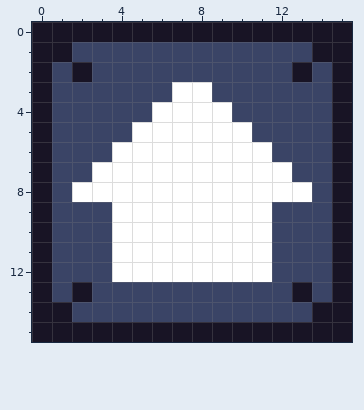
File history of a pixel-art file, Assets/Sprite/pause.aseprite. The picture above is the old version.
16x16 pixels, 1 frame.
Now the later version:
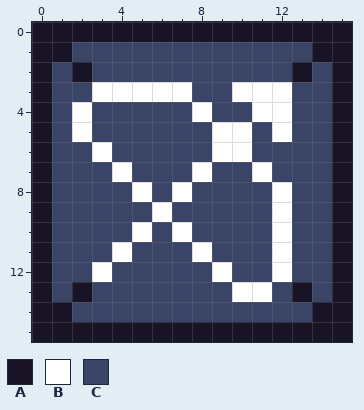
Palette (. is transparent): A #181425  B #ffffff  C #3a4466
Diff:
layer "Layer 4" now hidden
layer "Layer 7" added
y 3: x 3..6 CCCC -> BBBB; x 8 B -> C; x 10..12 CCC -> BBB
y 4: x 2 C -> B; x 6..7 BB -> CC; x 9 B -> C; x 11..12 CC -> BB
y 5: x 2 C -> B; x 5..8 BBBB -> CCCC; x 12 C -> B
y 6: x 3..8 CBBBBB -> BCCCCC; x 11 B -> C
y 7: x 3 B -> C; x 5..7 BBB -> CCC; x 9..10 BB -> CC; x 12 B -> C
y 8: x 2..4 BBB -> CCC; x 6 B -> C; x 8..11 BBBB -> CCCC; x 13 B -> C
y 9: x 4..5 BB -> CC; x 7..12 BBBBBC -> CCCCCB
y 10: x 4 B -> C; x 6 B -> C; x 8..12 BBBBC -> CCCCB
y 11: x 5..7 BBB -> CCC; x 9..12 BBBC -> CCCB
y 12: x 3..8 CBBBBB -> BCCCCC; x 10..12 BBC -> CCB
y 13: x 10..11 CC -> BB
Pixel boxes of the changes (left, top, right, bottom) in both pictures:
changed: (72, 82, 312, 302)
